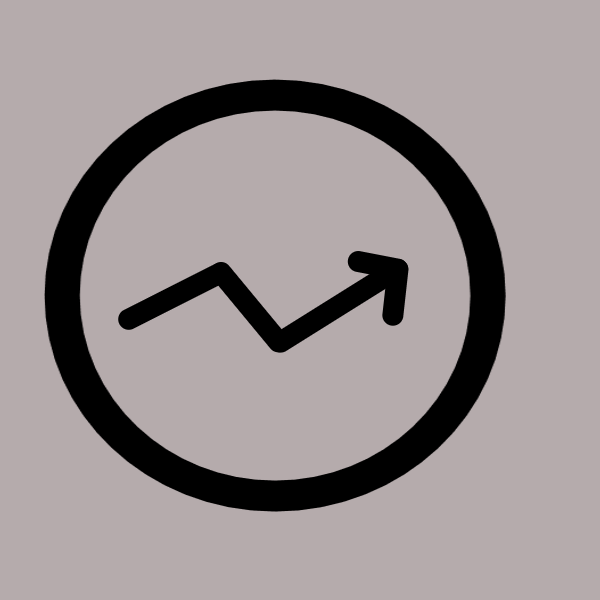
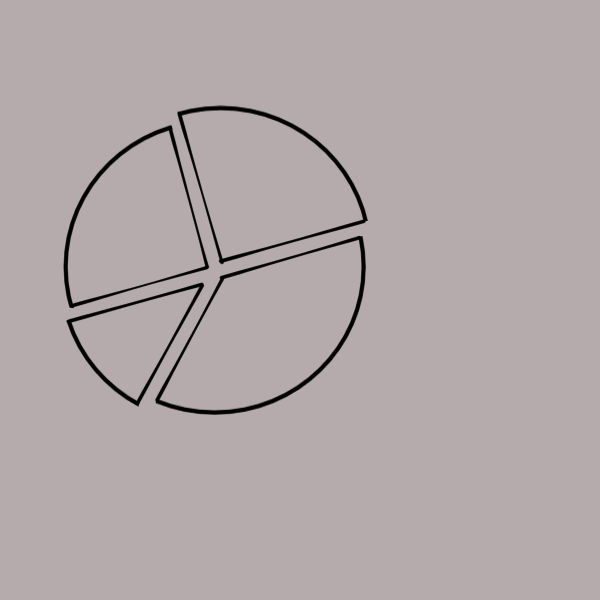
Layered file, before and after one edit (600 × 600). Changes by layer:
added layer "Pintar camada 2" above "Pintar camada 2 (colado)" over box(44, 79, 457, 461)
hid "Pintar camada 1" over box(44, 79, 506, 512)
painted on "Plano de fundo" over box(44, 79, 506, 512)
